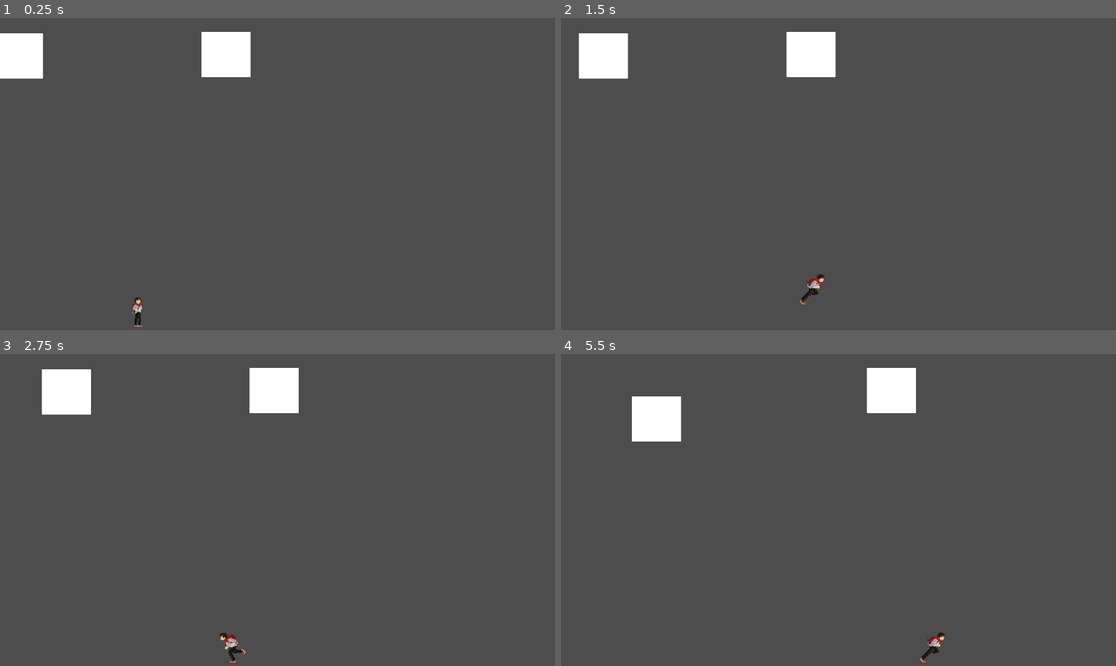
Above: before the commit, frames 1-4 (two rows, left to right).
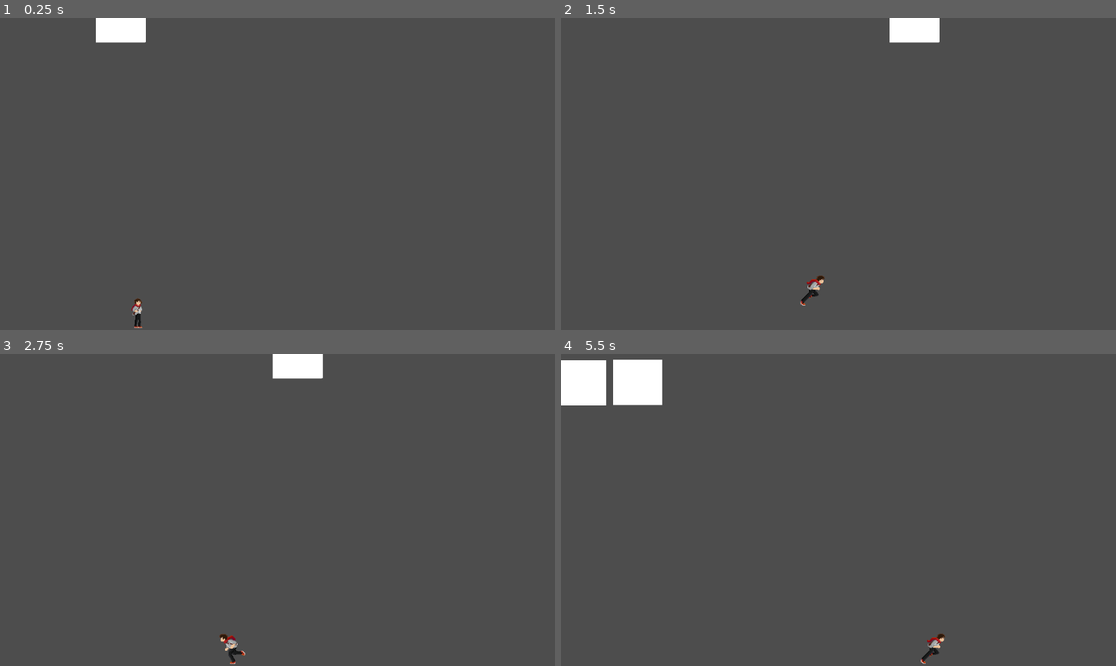
Above: after the commit, the same moments.

Repository: GuilhermeBisse/Tower-of-Death
Game: Godot game, scene res://Scenes/boss_room.tscn
Same seed, same stepped clock (60 frames per second), same inputs: the game is played once before the commit and once after it. This scene is started directly instead of the project's main scene.
Inputs:
- Up to frame 1 (0.25 s): no input
- Up to frame 2 (1.5 s): hold D (right) from 0.53 s (still down); tap J (attack) at 0.6, 1.35 s; tap Space (jump) at 0.77 s
- Up to frame 3 (2.75 s): tap Space (jump) at 1.52 s; release D (right) at 2.03 s; hold A (left) from 2.03 s (still down); tap J (attack) at 2.1 s
- Up to frame 4 (5.5 s): release A (left) at 2.78 s; hold D (right) 2.78-4.28 s; tap J (attack) every 0.75 s from 2.85 to 5.1 s; tap Space (jump) at 3.02, 3.77, 4.52 s; hold A (left) 4.28-5.03 s; hold D (right) from 5.03 s (still down)

The runs differ from the first frame. In frame 1, 3.2% of the frame differs, in the area x 0-46%, y 0-100%; in frame 2, 3.5%; in frame 3, 3.1%; in frame 4, 4.9%, in the area x 0-70%, y 1-100%.

Commit message:
Some fix in animations and positions
I was trying to implement waves on sinc punch, but i realise that the problem is when i take the position of hands, the bodies have the same position on middle, so i fix this, but its bugged my animations, so i will fix it later.

Diff:
--- a/Prefabs/first_boss.tscn
+++ b/Prefabs/first_boss.tscn
@@ -53,7 +53,7 @@
 "times": PackedFloat32Array(0, 0.7, 1.1, 1.2, 1.3, 1.4, 1.5, 2.5, 5),
 "transitions": PackedFloat32Array(1, 12.996, 1, 1, 1, 1, 1, 1, 1),
 "update": 0,
-"values": [Vector2(0, 0), Vector2(-5, -200), Vector2(-50, 0), Vector2(-70, 167), Vector2(-20, 517), Vector2(-20, 497), Vector2(-20, 517), Vector2(-20, 517), Vector2(0, 0)]
+"values": [Vector2(-270, 70), Vector2(-275, -130), Vector2(-320, 70), Vector2(-340, 237), Vector2(-290, 587), Vector2(-290, 567), Vector2(-290, 597), Vector2(-290, 597), Vector2(-270, 70)]
 }
 
 [sub_resource type="Animation" id="Animation_pe2rm"]
@@ -149,10 +149,10 @@
 tracks/0/interp = 1
 tracks/0/loop_wrap = true
 tracks/0/keys = {
-"times": PackedFloat32Array(0, 0.7, 1.1, 1.2, 1.3, 1.4, 1.5, 1.7, 1.9, 2.4, 3.5),
-"transitions": PackedFloat32Array(0.901249, 12.996, 1, 1, 1, 1, 1, 1, 1, 1, 1),
-"update": 0,
-"values": [Vector2(0, 0), Vector2(5, -200), Vector2(50, 0), Vector2(70, 167), Vector2(20, 517), Vector2(20, 497), Vector2(20, 517), Vector2(20, 517), Vector2(50, 517), Vector2(-700, 517), Vector2(0, 0)]
+"times": PackedFloat32Array(0, 0.4, 0.5, 0.8, 0.9, 1, 1.7, 3.5),
+"transitions": PackedFloat32Array(1, 1, 1, 1, 1, 1, 1, 1),
+"update": 0,
+"values": [Vector2(270, 70), Vector2(270, -30), Vector2(300, 210), Vector2(280, 597), Vector2(280, 577), Vector2(280, 597), Vector2(280, 597), Vector2(270, 70)]
 }
 
 [sub_resource type="Animation" id="Animation_30bt2"]
@@ -211,25 +211,23 @@
 [node name="LeftDetector" type="Area2D" parent="Left_Hand"]
 
 [node name="CollisionShape2D" type="CollisionShape2D" parent="Left_Hand/LeftDetector"]
-position = Vector2(-210, 392)
+position = Vector2(0, 311)
 shape = SubResource("RectangleShape2D_o8p7p")
 
 [node name="ColorRect" type="ColorRect" parent="Left_Hand"]
-offset_left = -263.0
-offset_top = 32.0
-offset_right = -161.0
-offset_bottom = 126.0
+offset_left = -51.0
+offset_top = -46.0
+offset_right = 51.0
+offset_bottom = 48.0
 metadata/_edit_use_anchors_ = true
 
 [node name="CollisionShape2D" type="CollisionShape2D" parent="Left_Hand"]
-position = Vector2(-213, 79)
 shape = SubResource("RectangleShape2D_hhqj6")
 debug_color = Color(0.932424, 0.231302, 0.311413, 0.42)
 
 [node name="Hitbox" type="Area2D" parent="Left_Hand"]
 
 [node name="CollisionShape2D" type="CollisionShape2D" parent="Left_Hand/Hitbox"]
-position = Vector2(-212, 77.5)
 shape = SubResource("RectangleShape2D_eh0n2")
 debug_color = Color(0.998734, 0, 0.134077, 0.42)
 
@@ -239,27 +237,25 @@
 freeze = true
 
 [node name="ColorRect2" type="ColorRect" parent="Right_Hand"]
-offset_left = 168.0
-offset_top = 29.0
-offset_right = 270.0
-offset_bottom = 123.0
+offset_left = -49.0
+offset_top = -47.0
+offset_right = 53.0
+offset_bottom = 47.0
 metadata/_edit_use_anchors_ = true
 
 [node name="CollisionShape2D" type="CollisionShape2D" parent="Right_Hand"]
-position = Vector2(218.5, 74.75)
 shape = SubResource("RectangleShape2D_m131q")
 debug_color = Color(0.976676, 0.146293, 0.102359, 0.42)
 
 [node name="RightDetector" type="Area2D" parent="Right_Hand"]
 
 [node name="CollisionShape2D" type="CollisionShape2D" parent="Right_Hand/RightDetector"]
-position = Vector2(222, 390)
+position = Vector2(3, 314)
 shape = SubResource("RectangleShape2D_o8p7p")
 
 [node name="Hitbox2" type="Area2D" parent="Right_Hand"]
 
 [node name="CollisionShape2D" type="CollisionShape2D" parent="Right_Hand/Hitbox2"]
-position = Vector2(218, 72)
 shape = SubResource("RectangleShape2D_eh0n2")
 debug_color = Color(0.998734, 0, 0.134077, 0.42)
 
--- /dev/null
+++ b/Prefabs/wave.gd
@@ -0,0 +1,10 @@
+extends Area2D
+
+var speed
+
+func _physics_process(delta):
+	position.x+= speed * delta
+
+
+func _on_timer_timeout():
+	queue_free()
--- a/Prefabs/wave.tscn
+++ b/Prefabs/wave.tscn
@@ -1,6 +1,16 @@
-[gd_scene format=3 uid="uid://bb1h7k4kk1f4o"]
+[gd_scene load_steps=2 format=3 uid="uid://bb1h7k4kk1f4o"]
+
+[ext_resource type="Script" path="res://Prefabs/wave.gd" id="1_pr5th"]
 
 [node name="Wave" type="Area2D"]
+script = ExtResource("1_pr5th")
 
 [node name="CollisionPolygon2D" type="CollisionPolygon2D" parent="."]
 polygon = PackedVector2Array(-1, 1, -115, 1, -113, -121, -98, -37, -87, -22)
+
+[node name="Timer" type="Timer" parent="."]
+wait_time = 2.065
+one_shot = true
+autostart = true
+
+[connection signal="timeout" from="Timer" to="." method="_on_timer_timeout"]
--- a/Scenes/boss_room.tscn
+++ b/Scenes/boss_room.tscn
@@ -24,14 +24,13 @@
 size = Vector2(72.5, 656)
 
 [node name="BossRoom" type="Node2D"]
+position = Vector2(0, 3)
 
 [node name="StaticBody2D" type="StaticBody2D" parent="."]
 
 [node name="CollisionShape2D" type="CollisionShape2D" parent="StaticBody2D"]
 position = Vector2(284, 0)
 shape = SubResource("WorldBoundaryShape2D_0nvh7")
-
-[node name="FirstBoss" parent="." instance=ExtResource("1_aymlm")]
 
 [node name="player" parent="." instance=ExtResource("2_tkrer")]
 position = Vector2(283, 642)
@@ -50,3 +49,5 @@
 [node name="CollisionShape2D" type="CollisionShape2D" parent="LeftLimit"]
 position = Vector2(-27, 339)
 shape = SubResource("RectangleShape2D_voi4g")
+
+[node name="FirstBoss" parent="." instance=ExtResource("1_aymlm")]
--- a/Scripts/Idle.gd
+++ b/Scripts/Idle.gd
@@ -4,7 +4,7 @@
 var rng
 var is_attacking = false
 var attacks = ["SincPunch", "RightPunch", "LeftPunch", "LeftPush", "RightPush", "PressAttack"];
-var attack_chance = [(100 / attacks.size()),(100 / attacks.size()),(100 / attacks.size()),(100 / attacks.size()),(100 / attacks.size()),(100 / attacks.size())]
+var attack_chance = [(100.0 / attacks.size()),(100.0 / attacks.size()),(100.0 / attacks.size()),(100.0 / attacks.size()),(100.0 / attacks.size()),(100.0 / attacks.size())]
 
 func _ready():
 	print(attack_chance.size())
@@ -34,8 +34,8 @@
 			current_chance+=attack_chance[c]
 			if choice < current_chance and not chance_changed:
 				attack = attacks[c]
-				chance_removed = attack_chance[c]/2
-				attack_chance[c]-=attack_chance[c]/2
+				chance_removed = attack_chance[c]/3
+				attack_chance[c]-=attack_chance[c]/3
 				chance_changed = true
 				print(attacks[c]," : ", attack_chance[c])
 		print("Current total chance: ", current_chance)
@@ -44,8 +44,8 @@
 			attack_chance[i] -= (current_chance-100)/attack_chance.size()
 			if attacks[i] != attack:
 				print(attacks[i]," : ", attack_chance[i])
-				attack_chance[i]+=chance_removed/attack_chance.size() + 1
-		get_parent().change_state(attack)
+				attack_chance[i]+=chance_removed/attack_chance.size()
+		get_parent().change_state("SincPunch")
 
 
 func exit():
--- a/SincPunch.gd
+++ b/SincPunch.gd
@@ -1,14 +1,32 @@
 extends State
 @onready var animation_player = $"../../AnimationPlayer"
 var attack_finished = false
+@onready var left_hand = $"../../Left_Hand"
+@onready var right_hand = $"../../Right_Hand"
+const WAVE = preload("res://Prefabs/wave.tscn")
+
+
+
 func enter():
 	attack_finished = false
 	super.enter()
 	owner.set_physics_process(false)
 	animation_player.play("SincPunch")
 	print("sinc punch!")
+	await get_tree().create_timer(1.3).timeout
+	var new_wave_right = WAVE.instantiate()
+	var new_wave_left = WAVE.instantiate()
+	new_wave_right.position = right_hand.global_position
+	new_wave_right.speed = 100
+	new_wave_left.position = left_hand.global_position
+	new_wave_left.speed = -100
+	new_wave_left.position.y+=40
+	new_wave_right.position.y+=40
+	owner.add_child(new_wave_left)
+	owner.add_child(new_wave_right)
 
 func exit():
+
 	super.exit()
 	#owner.set_physics_process(false)
 
